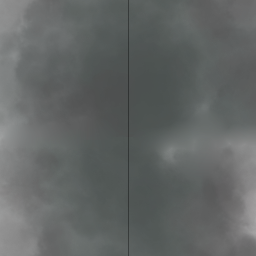
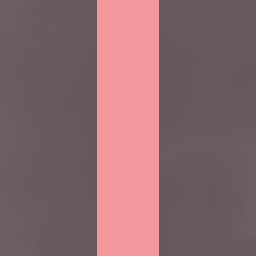
Comparing the layer stacks of the two 256×256 images. Changes:
removed layer "Shape 1" (was 36%) over box(128, 0, 129, 256)
added layer "Rectangle 1" above "Layer 3" over box(97, 0, 159, 256)
added layer "Layer 3" (90%) above "Layer 2" over box(0, 0, 256, 256)
